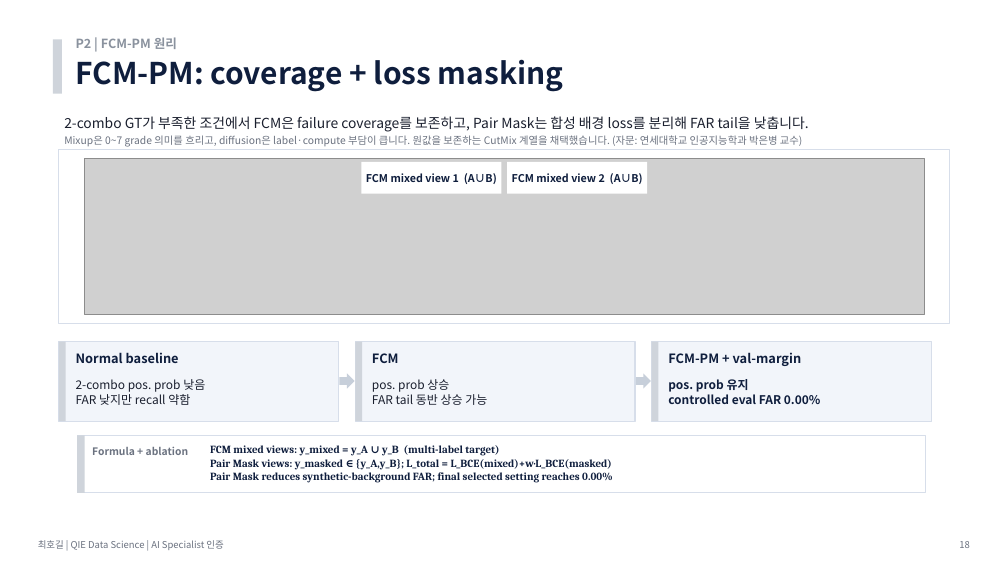
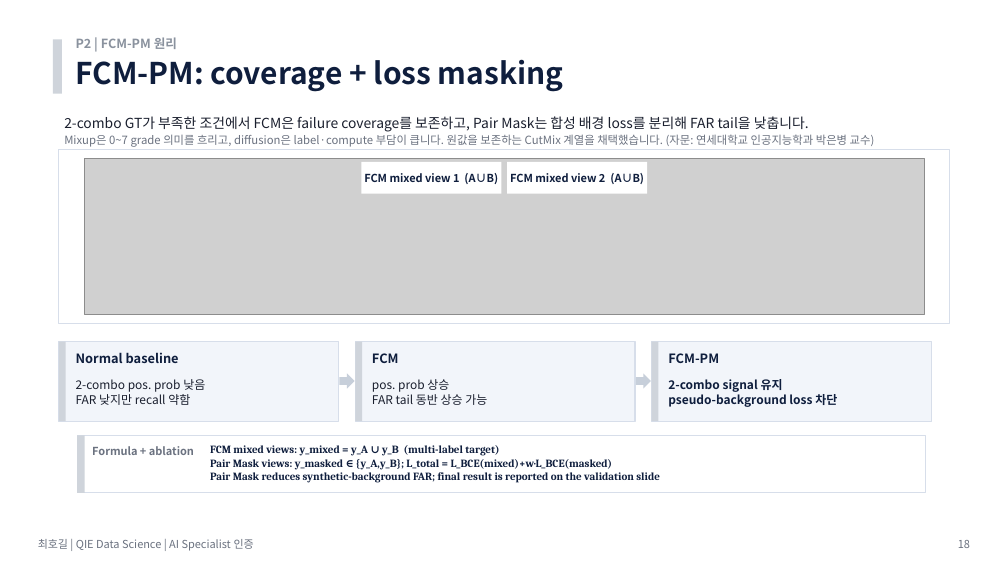
Before and after one commit to hogil/fbm_paper, a slide deck: slide 18 of recommendation/presentation/'26년 AI Specialist 면점 심사 자료_메모리사업부_최호길.pptx. Drawn at 1008x567 pixels with LibreOffice and Linux fonts; fonts in the diff are those of the drawing; grey boxes stand for pictures. Boxes give left, top, right and bottom in pixels: in the first picture for what was removed or moved away, otherwise in the second. Text is boxed around its words. In the diff, an @@ line names an element or a change of style, - is before the commit and + after.

Commit message:
Deduplicate AI specialist deck metrics

```diff
--- a/recommendation/presentation/'26년 AI Specialist 면점 심사 자료_메모리사업부_최호길.pptx
+++ b/recommendation/presentation/'26년 AI Specialist 면점 심사 자료_메모리사업부_최호길.pptx
@@ text "Mixup은 0~7 grade 의미를 흐리고, ..." at bbox=[64, 134, 875, 147]: size 9.8 to 10.8 pt @@
@@ text "FCM mixed view 1 (A∪B)" at bbox=[364, 173, 498, 184]: size 10.2 to 10.5 pt @@
@@ text "FCM mixed view 2 (A∪B)" at bbox=[510, 173, 644, 184]: size 10.2 to 10.5 pt @@
@@ text at bbox=[668, 353, 719, 363]: text changed @@
-FCM-PM + val-margin
+FCM-PM
@@ text at bbox=[668, 379, 837, 407]: text changed @@
-pos. prob 유지
-controlled eval FAR 0.00%
+2-combo signal 유지
+pseudo-background loss 차단
@@ text "Formula + ablation" at bbox=[92, 446, 194, 455]: size 9.8 to 10.5 pt @@
@@ text at bbox=[210, 445, 613, 469]: size 10.4 to 10.5 pt in "FCM mixed views: y_mixed = y_A ∪ ...", "Pair Mask views: y_masked ∈ {y_A,y_B}; L_total ..." @@
@@ text at bbox=[210, 472, 660, 483]: text changed; size 10.4 to 10.5 pt @@
-Pair Mask reduces synthetic-background FAR; final selected setting reaches 0.00%
+Pair Mask reduces synthetic-background FAR; final result is reported on the validation slide
@@ text "최호길 | QIE Data Science ..." at bbox=[38, 539, 254, 551]: size 9 to 10.5 pt @@
@@ text "18" at bbox=[958, 540, 970, 548]: size 9 to 10.5 pt @@
```
Also in this commit, not shown: 25 other slides changed, 2 other files.
